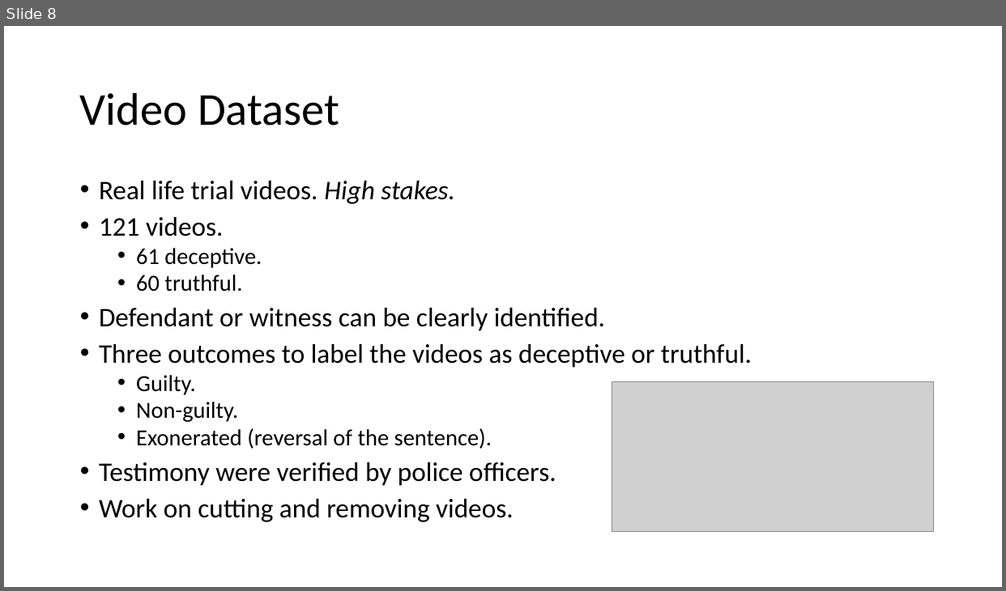
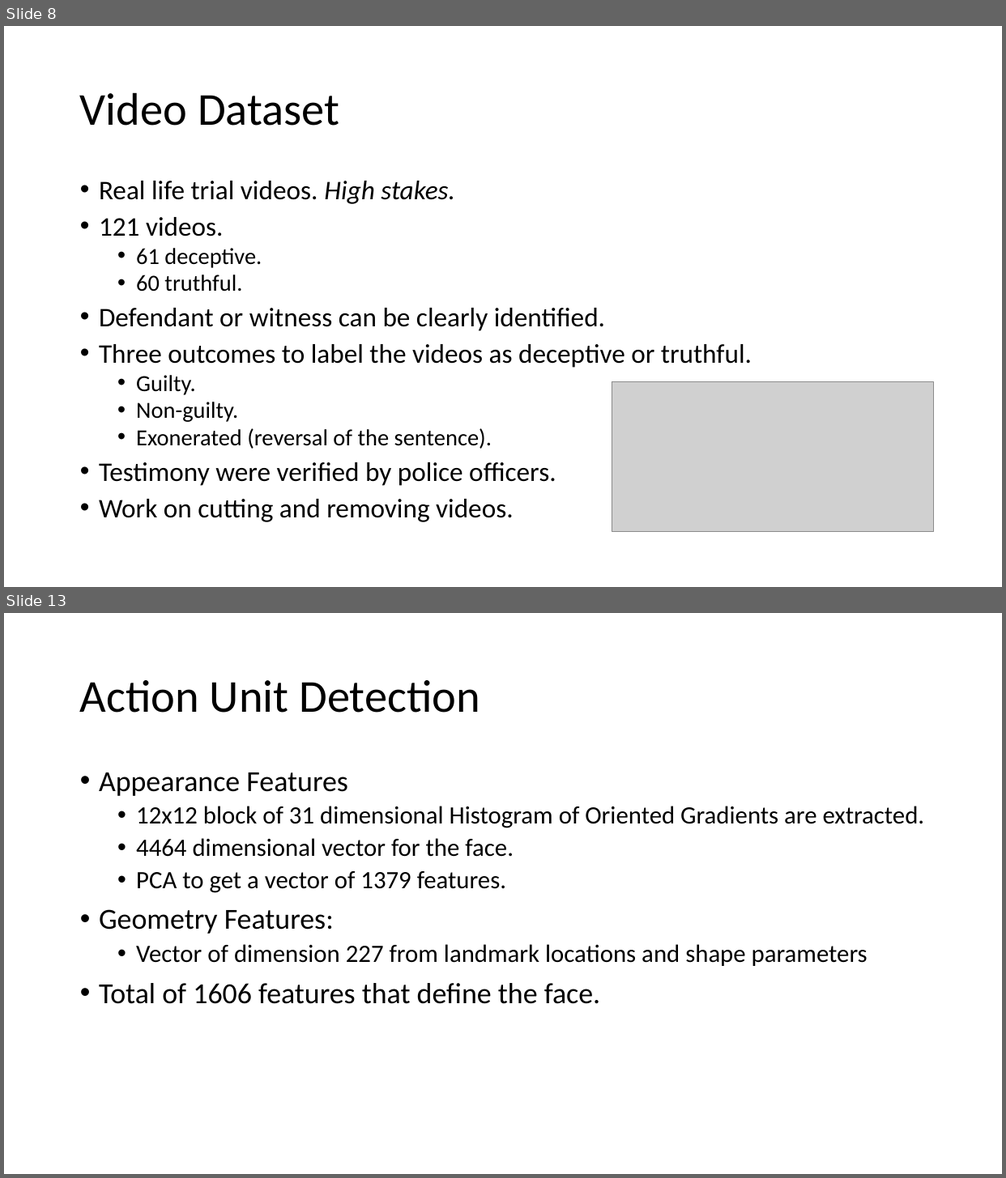
Before and after one commit to AscaL/thesis, a slide deck: Deception Detection using Facial Action Units.pptx. Shown one above the other, each under a label of ours: slide 8 before the commit, slides 8 and 13 after it; the slides between them are not shown. The pictures are 1006x591 and 1006x1178 pixels, drawn with LibreOffice and Linux fonts; fonts in the diff are those of the drawing; grey boxes stand for pictures. Boxes give left, top, right and bottom in pixels: in the first picture for what was removed or moved away, otherwise in the second. Text is boxed around its words. In the diff, an @@ line names an element or a change of style, - is before the commit and + after.

```diff
--- a/Deception Detection using Facial Action Units.pptx
+++ b/Deception Detection using Facial Action Units.pptx
@@ slide 13 added at (x1=4, y1=613, x2=1002, y2=1174), background #FFFFFF @@
@@ title added at (x1=80, y1=680, x2=480, y2=713), 44 pt, text #000000 @@
+Action Unit Detection
@@ text added at (x1=99, y1=773, x2=925, y2=1004), 24 pt, text #000000 @@
+• Appearance Features
+  • 12x12 block of 31 dimensional Histogram of Oriented Gradients are extracted.
+  • 4464 dimensional vector for the face.
+  • PCA to get a vector of 1379 features.
+• Geometry Features:
+  • Vector of dimension 227 from landmark locations and shape parameters
+• Total of 1606 features that define the face.
```
Also in this commit, not shown: 1 slide changed, 3 other slides added, 2 other files.
